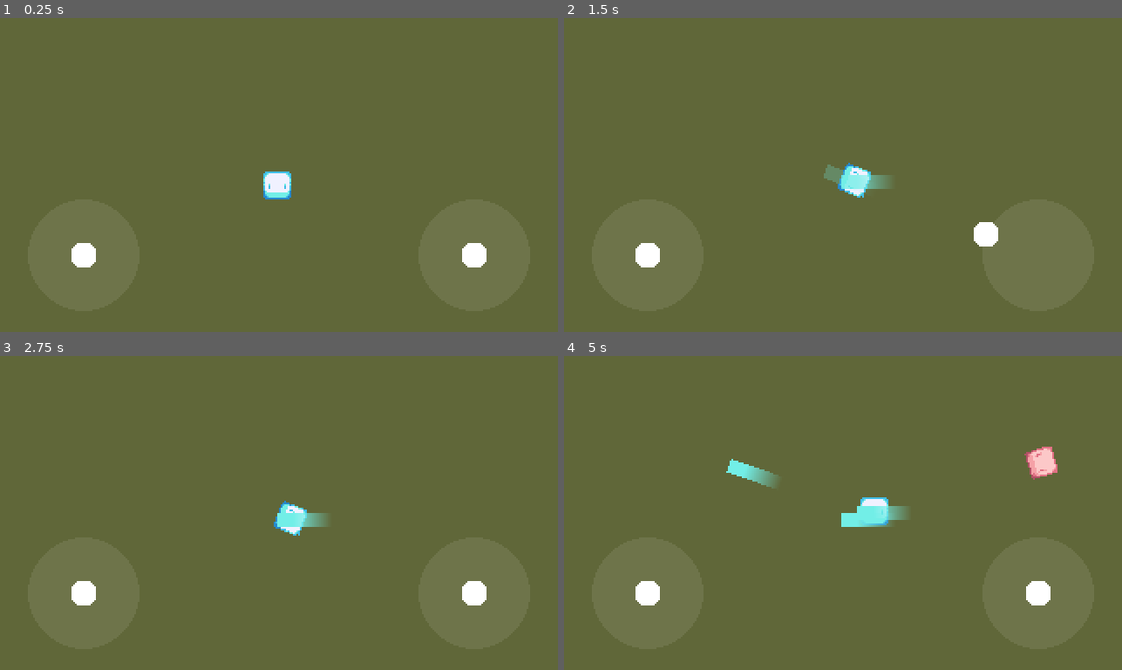
Above: before the commit, frames 1-4 (two rows, left to right).
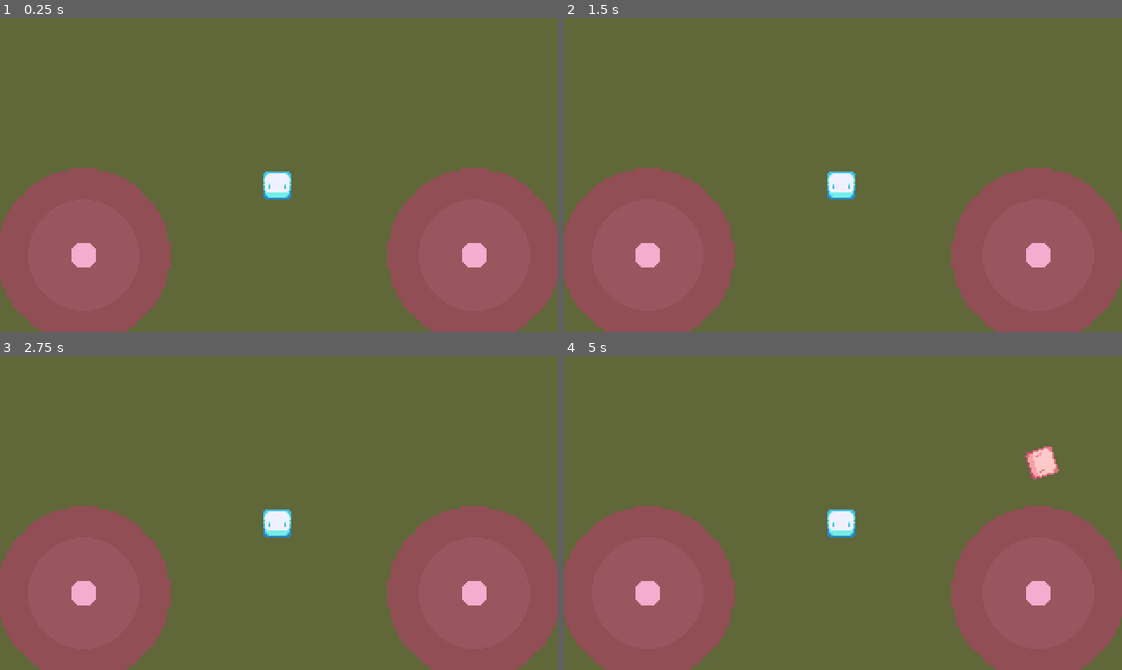
Above: after the commit, the same moments.

Repository: wyvernbw/godot-shooter-demo
Game: Godot game, scene res://world/World.tscn
The game is run twice, just before and just after one commit, with the same random seed, the same clock (stepped at 60 frames per second) and the same inputs. Before the commit the project has no main scene; this scene is started directly in both runs.
Inputs (mouse positions are in pixels of both pictures, inside the frame that each line leads up to):
- Up to frame 1 (0.25 s): no input
- Up to frame 2 (1.5 s): tap Enter at 0.5 s; drag from (647, 256) to (843, 184) at 0.52 s; drag from (1038, 256) to (854, 181) at 1.27 s
- Up to frame 3 (2.75 s): move the mouse to (334, 443) at 2.02 s; click (334, 443) at 2.17 s
- Up to frame 4 (5 s): tap Space at 2.75 s; drag from (815, 575) to (647, 594) at 2.77 s; tap Enter at 3.5 s; move the mouse to (1010, 560) at 3.52 s; click (1010, 560) at 3.67 s; drag from (675, 465) to (1038, 594) at 4.27 s

The runs differ from the first frame. In frame 1, 26% of the frame differs, in the area x 0-100%, y 47-100%; in frame 2, 27%; in frame 3, 27%; in frame 4, 28%, in the area x 0-100%, y 28-100%.

Commit message:
Fix joystick bug

Diff:
--- a/gui/Joystick.tscn
+++ b/gui/Joystick.tscn
@@ -7,11 +7,9 @@
 [sub_resource type="CircleShape2D" id=1]
 radius = 9.0
 
-[sub_resource type="CircleShape2D" id=2]
-radius = 80.0
-
 [node name="Joystick" type="Node2D"]
 script = ExtResource( 3 )
+search_radius = 50
 
 [node name="TouchScreenButton" type="TouchScreenButton" parent="."]
 normal = ExtResource( 2 )
@@ -23,12 +21,8 @@
 z_index = -1
 texture = ExtResource( 1 )
 
-[node name="SearchZone" type="Area2D" parent="."]
-
-[node name="CollisionShape2D" type="CollisionShape2D" parent="SearchZone"]
-visible = false
+[node name="SearchAreaPreview" type="Sprite" parent="."]
+modulate = Color( 0.894118, 0.137255, 0.501961, 0.372549 )
 position = Vector2( 8, 8 )
-shape = SubResource( 2 )
-
-[connection signal="mouse_entered" from="SearchZone" to="." method="_on_SearchZone_mouse_entered"]
-[connection signal="mouse_exited" from="SearchZone" to="." method="_on_SearchZone_mouse_exited"]
+scale = Vector2( 1.5625, 1.5625 )
+texture = ExtResource( 1 )
--- a/gui/joystick.gd
+++ b/gui/joystick.gd
@@ -1,18 +1,20 @@
+tool
 extends Node2D
 
 signal joystick_moved(dir)
 
 export var available_radius : int = 32
 export var button_radius : int = 8
+export var search_radius : int = 128 setget set_search_radius
 
 onready var button := get_node("TouchScreenButton")
 
-var in_search_area : bool = false
 var joystick_active : bool = false
+
 
 func _input(event : InputEvent) -> void:
 	if event is InputEventScreenTouch or event is InputEventScreenDrag:
-		if in_search_area or joystick_active:
+		if in_search_area(event.position) or joystick_active:
 			button.global_position = event.position - Vector2(button_radius, button_radius)
 			joystick_active = true
 		if event is InputEventScreenTouch:
@@ -27,15 +29,18 @@
 func _process(_delta) -> void:
 	if joystick_active:
 		emit_signal("joystick_moved", calculate_move_vector())
-
+	if Engine.editor_hint:
+		self.search_radius = search_radius
 
 func calculate_move_vector() -> Vector2:
 	return (button.global_position - self.position).normalized()
 
+func in_search_area(pos : Vector2) -> bool:
+	return pos.length() <= search_radius
 
-func _on_SearchZone_mouse_entered():
-	in_search_area = true
-
-
-func _on_SearchZone_mouse_exited():
-	in_search_area = false
+func set_search_radius(new_radius : int) -> void:
+	search_radius = new_radius
+	if not get_node_or_null("SearchAreaPreview"):
+		return
+	$SearchAreaPreview.scale.x = float(new_radius) / 32
+	$SearchAreaPreview.scale.y = float(new_radius) / 32
--- a/project.godot
+++ b/project.godot
@@ -51,6 +51,7 @@
 [application]
 
 config/name="Godot Shooter Demo"
+run/main_scene="res://world/World.tscn"
 config/icon="res://icon.png"
 
 [autoload]
Binary file added: characters/enemy/enemy.png
Not shown, added: characters/enemy/enemy.png.import
Not shown, added: export_presets.cfg
Not shown: 1 places in gui/Joystick.tscn that only renumber resources
Not shown, added: .gitignore
